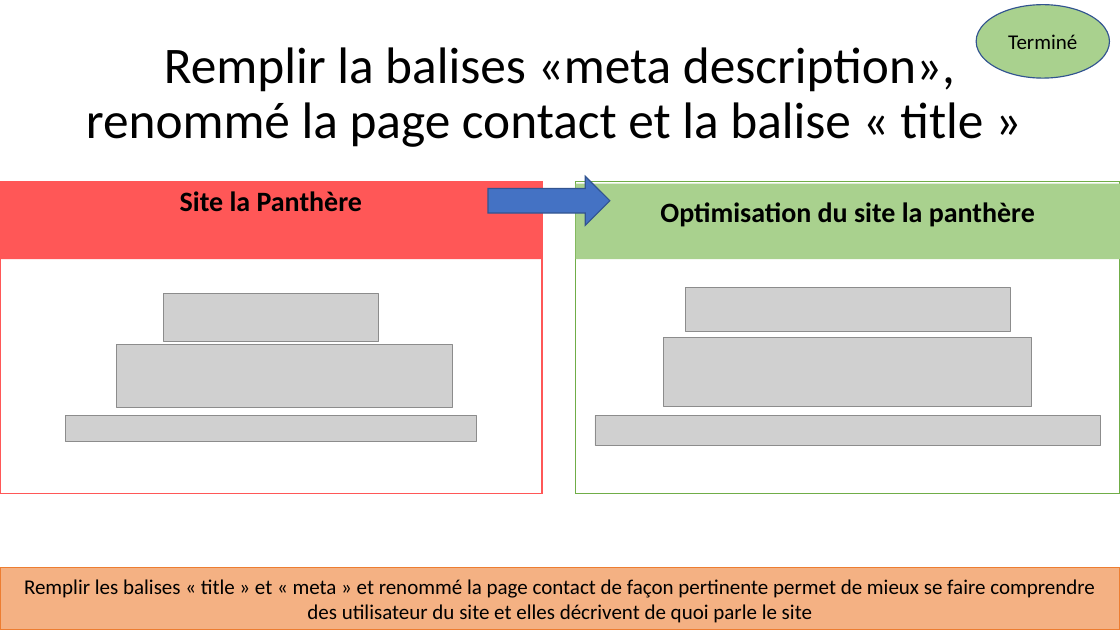
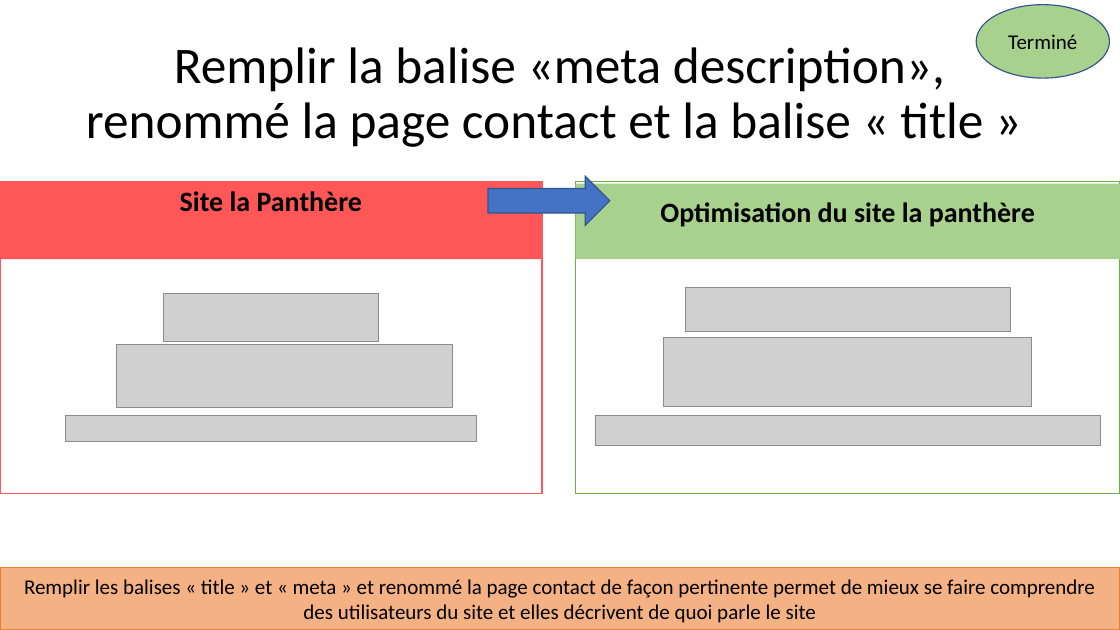
Before and after one commit to LimDavid458/la-panthere-optimise, a slide deck: slide 13 of rapport-seo.pptx (slide 11 before the commit). Drawn at 1120x630 pixels with LibreOffice and Linux fonts; fonts in the diff are those of the drawing; grey boxes stand for pictures. Boxes give left, top, right and bottom in pixels: in the first picture for what was removed or moved away, otherwise in the second. Text is boxed around its words. In the diff, an @@ line names an element or a change of style, - is before the commit and + after.

```diff
--- a/rapport-seo.pptx
+++ b/rapport-seo.pptx
@@ title at bbox=[86, 47, 983, 147]: text changed @@
-Remplir la balises «meta description», renommé la page contact et la balise « title »
+Remplir la balise «meta description», renommé la page contact et la balise « title »
@@ text in rectangle at bbox=[24, 579, 1095, 623]: text changed @@
-Remplir les balises « title » et « meta » et renommé la page contact de façon pertinente permet de mieux se faire comprendre des utilisateur du site et elles décrivent de quoi parle le site
+Remplir les balises « title » et « meta » et renommé la page contact de façon pertinente permet de mieux se faire comprendre des utilisateurs du site et elles décrivent de quoi parle le site
```
Also in this commit, not shown: 5 other slides changed, 4 slides added, 2 other files.
